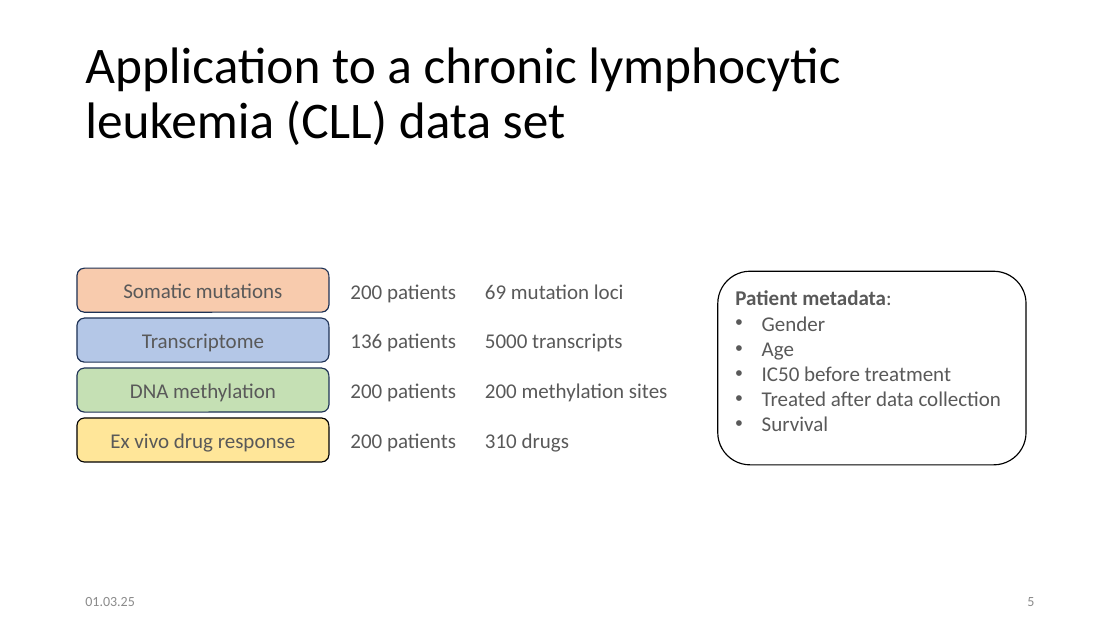
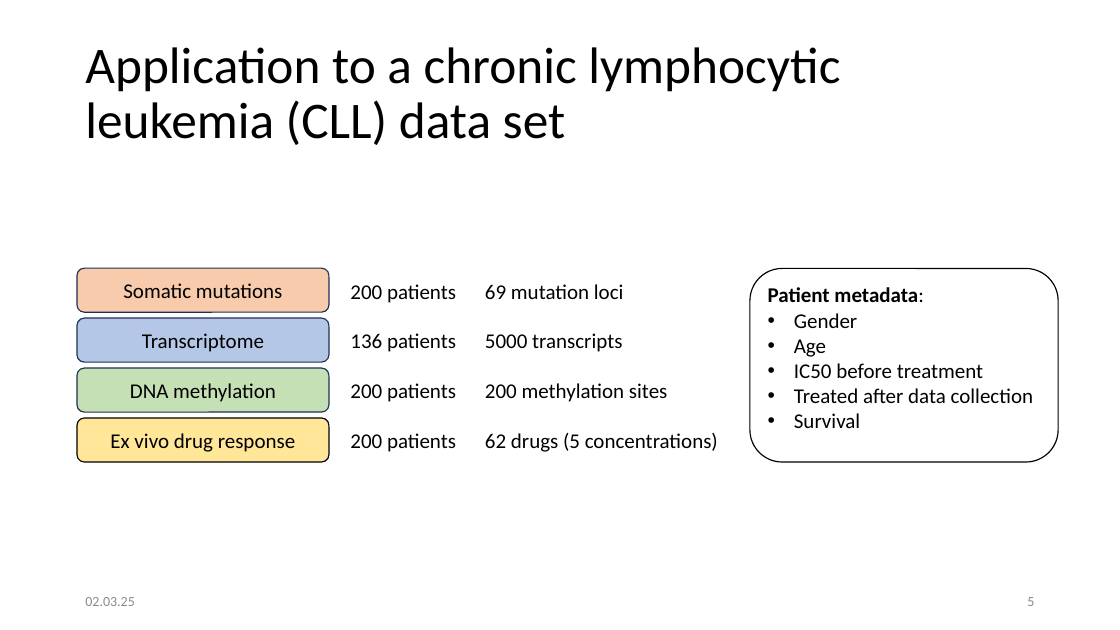
Before and after one commit to penelopenelope/ebi_mofa_workshop_precision_medicine, a slide deck: slide 6 of presentation.pptx. Drawn at 1120x630 pixels with LibreOffice and Linux fonts; fonts in the diff are those of the drawing. Boxes give left, top, right and bottom in pixels: in the first picture for what was removed or moved away, otherwise in the second. Text is boxed around its words. In the diff, an @@ line names an element or a change of style, - is before the commit and + after.

```diff
--- a/presentation.pptx
+++ b/presentation.pptx
@@ text colour #595959 to #000000 in 12 elements at (77,318,329,362), (77,268,329,312), (77,368,329,412), (77,418,329,462), (485,284,624,299), (485,383,667,402), (485,333,622,352), (350,284,456,303), (350,383,456,402), (350,333,456,352), (350,433,456,452), (750,269,1059,462) @@
@@ rounded rectangle "Patient metadata:": place and size @@
-rounded rectangle "Patient metadata:" at (718,271,1027,465)
+rounded rectangle "Patient metadata:" at (750,269,1059,462)
@@ text at (485,433,718,452): text changed; text colour #595959 to #000000 @@
-310 drugs
+62 drugs (5 concentrations)
@@ text at (85,597,135,606): text changed @@
-01.03.25
+02.03.25
```
Also in this commit, not shown: 30 other slides changed, 2 slides added, 2 slides removed.
